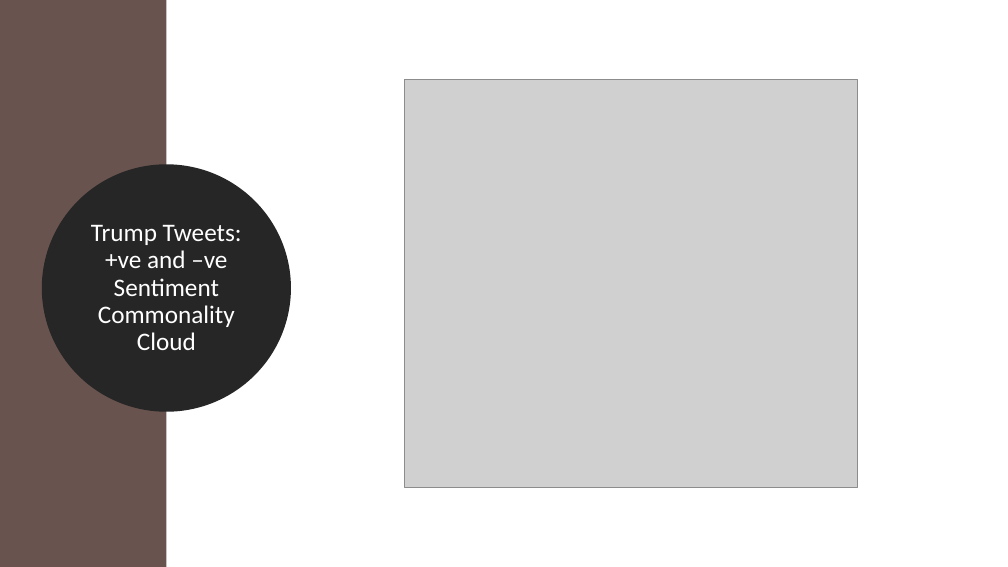
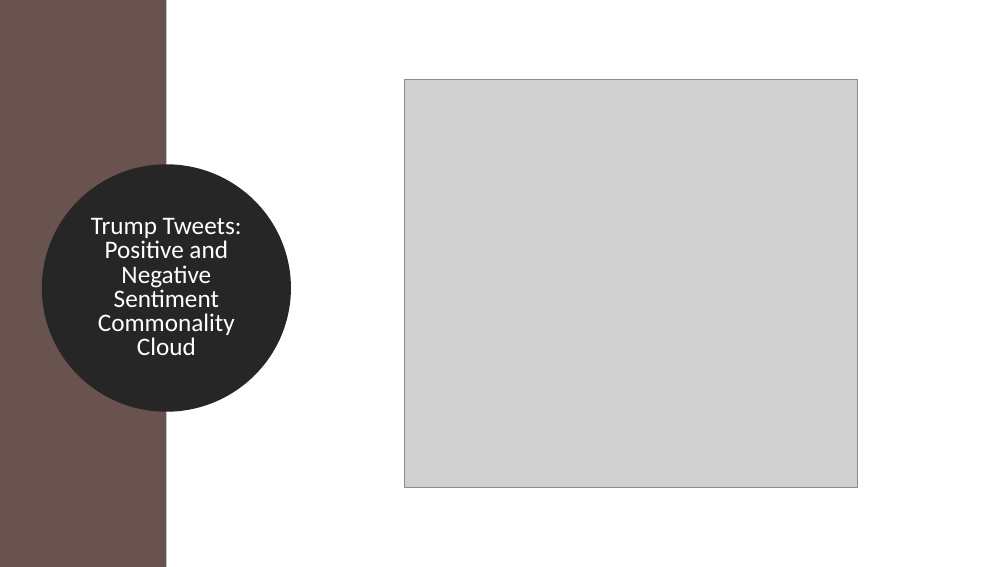
Before and after one commit to stagOak/text_data_eda_trump_potus_tweets, a slide deck: slide 10 of analysisFile.pptx. Drawn at 1008x567 pixels with LibreOffice and Linux fonts; fonts in the diff are those of the drawing; grey boxes stand for pictures. Boxes give left, top, right and bottom in pixels: in the first picture for what was removed or moved away, otherwise in the second. Text is boxed around its words. In the diff, an @@ line names an element or a change of style, - is before the commit and + after.

```diff
--- a/analysisFile.pptx
+++ b/analysisFile.pptx
@@ text in ellipse at (x1=91, y1=218, x2=242, y2=355): text changed @@
-Trump Tweets: +ve and –ve Sentiment Commonality Cloud
+Trump Tweets: Positive and Negative Sentiment Commonality Cloud
```
Also in this commit, not shown: 2 other slides changed, 2 slides added, 4 slides removed, 2 other files.
